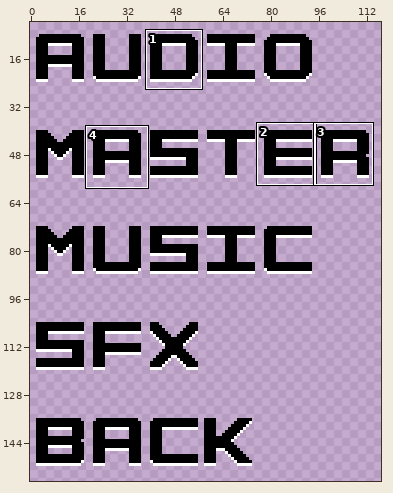
Edited in one commit: pixel-art file (Assets/Sprites/UI/Buttons/Audio_Settings_Text.aseprite). The picture above shows the old version from afar; the outline marks the close-up.
Close-up. First the earlier version:
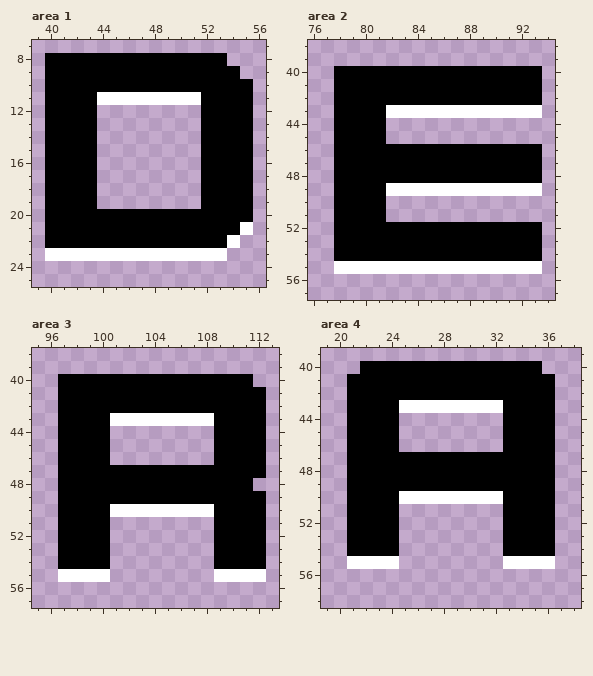
238x160 pixels, 1 frame. Shown: area 1: x 39..56, y 7..25; area 2: x 76..94, y 38..57; area 3: x 95..113, y 38..57; area 4: x 19..38, y 39..58. The wide view leaves out empty margins. The commit also changed other parts of the picture, which this record leaves out.
Once edited:
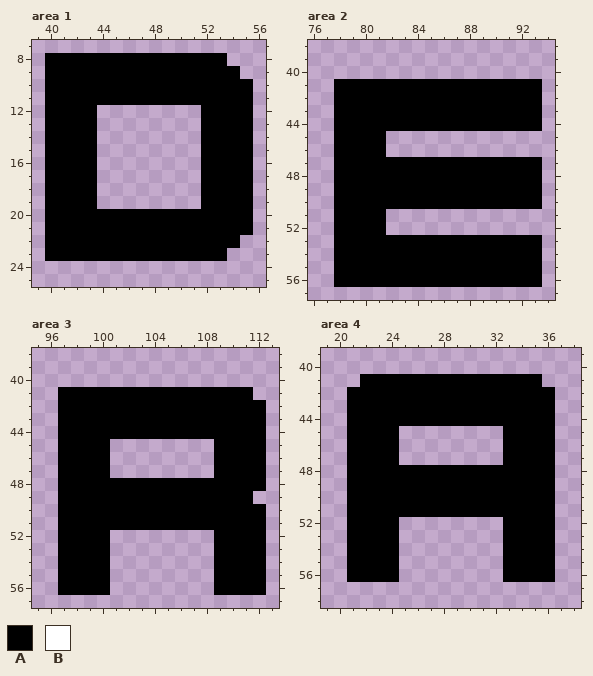
Palette (. is transparent): A #000000  B #ffffff
What changed:
{"where": "area 1, layer \"Text\""}
{"y":11,"x":44,"old":"BBBBBBBB","new":"AAAAAAAA"}
{"y":21,"x":55,"old":"B","new":"A"}
{"y":22,"x":54,"old":"B","new":"A"}
{"y":23,"x":40,"old":"BBBBBBBBBBBBBB","new":"AAAAAAAAAAAAAA"}
{"where": "area 2, layer \"Text\""}
{"y":40,"x":78,"old":"AAAAAAAAAAAAAAAA","new":"................"}
{"y":43,"x":82,"old":"BBBBBBBBBBBB","new":"AAAAAAAAAAAA"}
{"y":44,"x":82,"old":"............","new":"AAAAAAAAAAAA"}
{"y":46,"x":82,"old":"AAAAAAAAAAAA","new":"............"}
{"y":49,"x":82,"old":"BBBBBBBBBBBB","new":"AAAAAAAAAAAA"}
{"y":50,"x":82,"old":"............","new":"AAAAAAAAAAAA"}
{"y":52,"x":82,"old":"AAAAAAAAAAAA","new":"............"}
{"y":55,"x":78,"old":"BBBBBBBBBBBBBBBB","new":"AAAAAAAAAAAAAAAA"}
{"y":56,"x":78,"old":"................","new":"AAAAAAAAAAAAAAAA"}
{"where": "area 3, layer \"Text\""}
{"y":40,"x":97,"old":"AAAAAAAAAAAAAAA","new":"..............."}
{"y":41,"x":112,"old":"A","new":"."}
{"y":43,"x":101,"old":"BBBBBBBB","new":"AAAAAAAA"}
{"y":44,"x":101,"old":"........","new":"AAAAAAAA"}
{"y":47,"x":101,"old":"AAAAAAAA","new":"........"}
{"y":48,"x":112,"old":".","new":"A"}
{"y":49,"x":112,"old":"A","new":"."}
{"y":50,"x":101,"old":"BBBBBBBB","new":"AAAAAAAA"}
{"y":51,"x":101,"old":"........","new":"AAAAAAAA"}
{"y":55,"x":97,"old":"BBBB","new":"AAAA"}
{"y":55,"x":109,"old":"BBBB","new":"AAAA"}
{"y":56,"x":97,"old":"....","new":"AAAA"}
{"y":56,"x":109,"old":"....","new":"AAAA"}
{"where": "area 4, layer \"Text\""}
{"y":40,"x":22,"old":"AAAAAAAAAAAAAA","new":".............."}
{"y":41,"x":21,"old":"A","new":"."}
{"y":41,"x":36,"old":"A","new":"."}
{"y":43,"x":25,"old":"BBBBBBBB","new":"AAAAAAAA"}
{"y":44,"x":25,"old":"........","new":"AAAAAAAA"}
{"y":47,"x":25,"old":"AAAAAAAA","new":"........"}
{"y":50,"x":25,"old":"BBBBBBBB","new":"AAAAAAAA"}
{"y":51,"x":25,"old":"........","new":"AAAAAAAA"}
{"y":55,"x":21,"old":"BBBB","new":"AAAA"}
{"y":55,"x":33,"old":"BBBB","new":"AAAA"}
{"y":56,"x":21,"old":"....","new":"AAAA"}
{"y":56,"x":33,"old":"....","new":"AAAA"}
{"label":"changed","picture_box":[97,92,201,105]}
{"label":"changed","picture_box":[45,222,253,261]}
{"label":"changed","picture_box":[334,66,542,287]}
{"label":"changed","picture_box":[58,374,266,595]}
{"label":"changed","picture_box":[347,361,555,582]}
